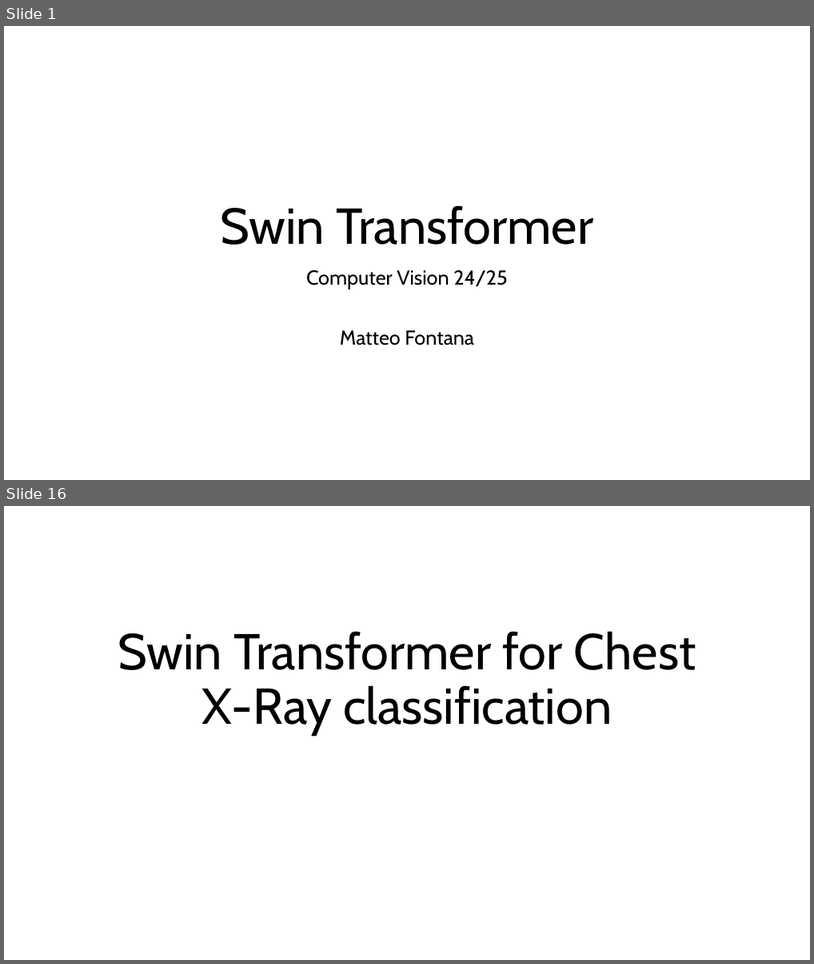
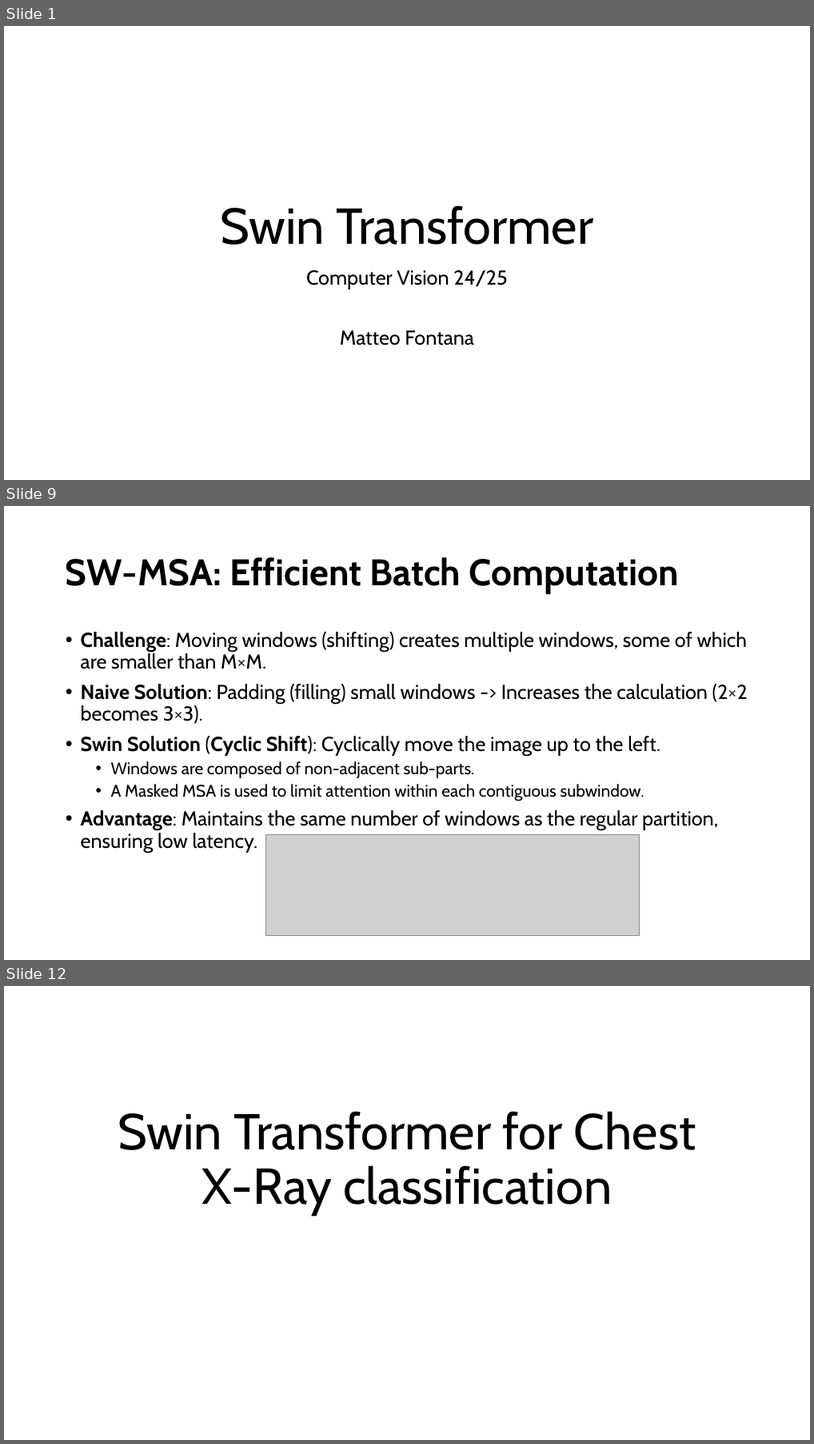
Before and after one commit to ma3ti/Swin-transformer-ChestXray, a slide deck: Swin.pptx. Shown one above the other, each under a label of ours: slides 1 and 16 before the commit, slides 1, 9 and 12 after it; the slides between them are not shown. The pictures are 814x964 and 814x1444 pixels, drawn with LibreOffice and Linux fonts; fonts in the diff are those of the drawing; grey boxes stand for pictures. Boxes give left, top, right and bottom in pixels: in the first picture for what was removed or moved away, otherwise in the second. Text is boxed around its words. In the diff, an @@ line names an element or a change of style, - is before the commit and + after.

```diff
--- a/Swin.pptx
+++ b/Swin.pptx
@@ slide 9 added at (4,506,810,960), background #FFFFFF @@
@@ title added at (66,557,680,594), 44 pt, text #000000, bold @@
+SW-MSA: Efficient Batch Computation
@@ text added at (81,632,748,852), 24 pt, text #000000 @@
+• Challenge: Moving windows (shifting) creates multiple windows, some of which are smaller than M×M.
+• Naive Solution: Padding (filling) small windows -> Increases the calculation (2×2 becomes 3×3).
+• Swin Solution (Cyclic Shift): Cyclically move the image up to the left.
+  • Windows are composed of non-adjacent sub-parts.
+  • A Masked MSA is used to limit attention within each contiguous subwindow.
+• Advantage: Maintains the same number of windows as the regular partition, ensuring low latency.
@@ picture added at (266,835,640,936) @@
@@ what was slide 16 is now slide 12 @@
```
Also in this commit, not shown: 14 slides changed, 3 other slides added, 10 slides removed, 18 other files.
